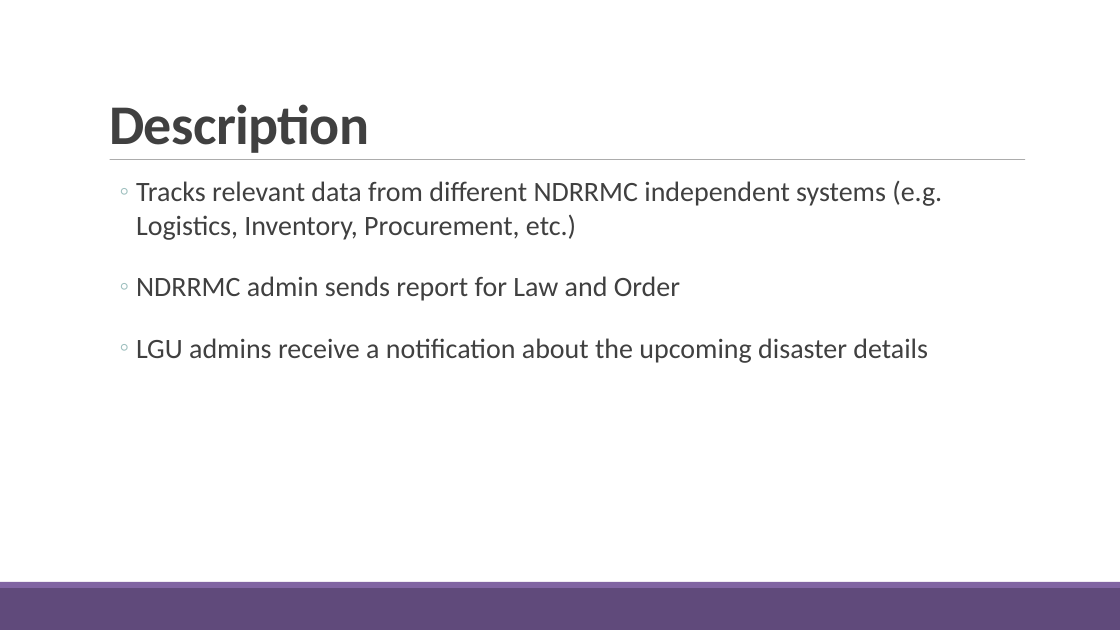
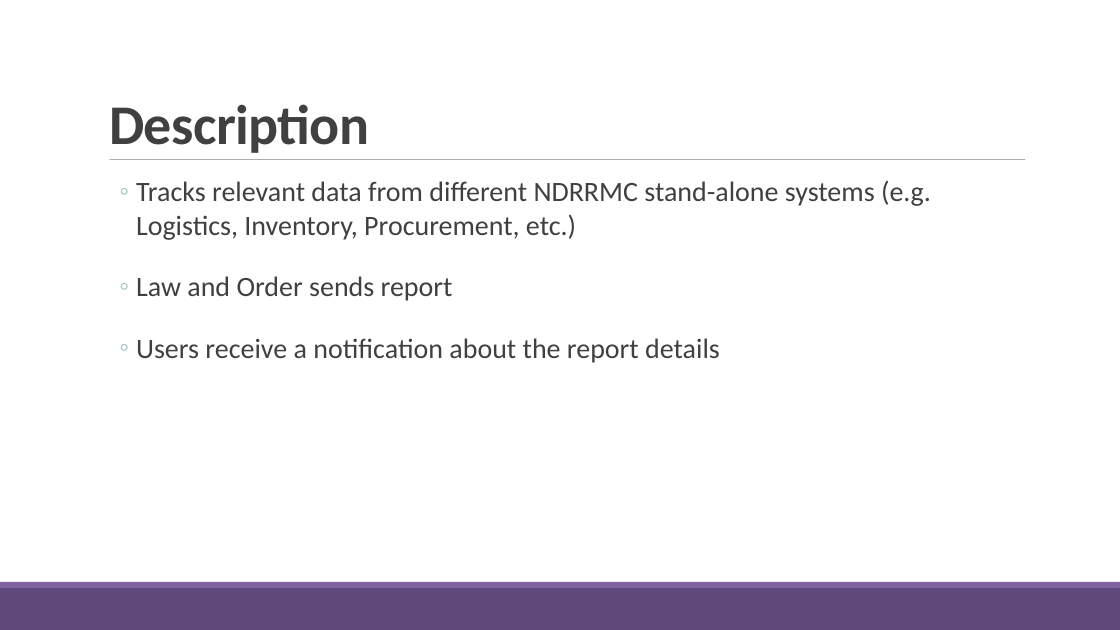
Before and after one commit to fghavoc/SOFTDEV-Monitoring-System, a slide deck: slide 5 of Documentation/NDRRMC Monitoring System2Finals.pptx (slide 3 before the commit). Drawn at 1120x630 pixels with LibreOffice and Linux fonts; fonts in the diff are those of the drawing. Boxes give left, top, right and bottom in pixels: in the first picture for what was removed or moved away, otherwise in the second. Text is boxed around its words. In the diff, an @@ line names an element or a change of style, - is before the commit and + after.

Commit message:
Updated PPT Final presentation

```diff
--- a/Documentation/NDRRMC Monitoring System2Finals.pptx
+++ b/Documentation/NDRRMC Monitoring System2Finals.pptx
@@ text at [136,181,931,363]: text changed @@
-  ◦ Tracks relevant data from different NDRRMC independent systems (e.g. Logistics, Inventory, Procurement, etc.)
-  ◦ NDRRMC admin sends report for Law and Order
-  ◦ LGU admins receive a notification about the upcoming disaster details
+  ◦ Tracks relevant data from different NDRRMC stand-alone systems (e.g. Logistics, Inventory, Procurement, etc.)
+  ◦ Law and Order sends report
+  ◦ Users receive a notification about the report details
```
Also in this commit, not shown: 2 other slides changed, 8 slides added, 2 slides removed, 46 other files.
